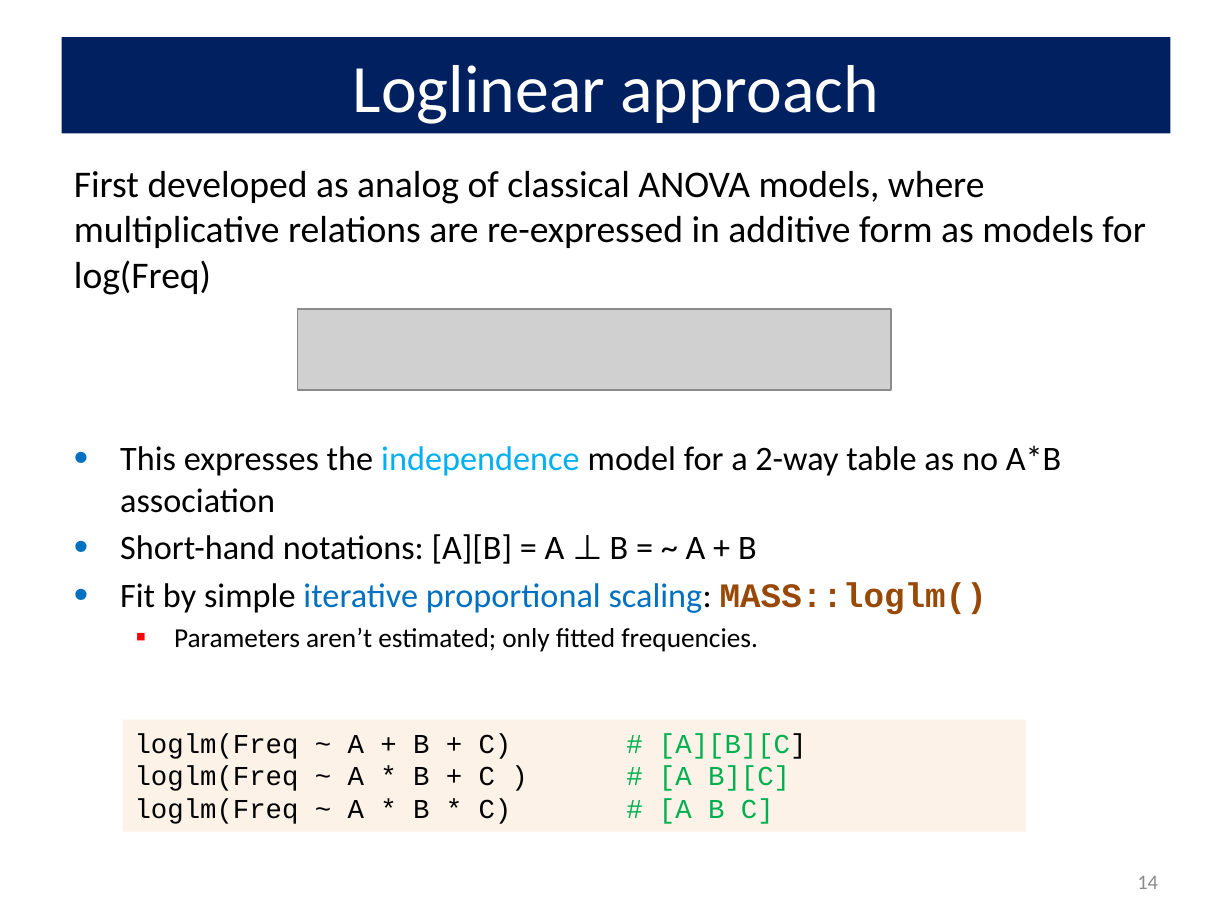
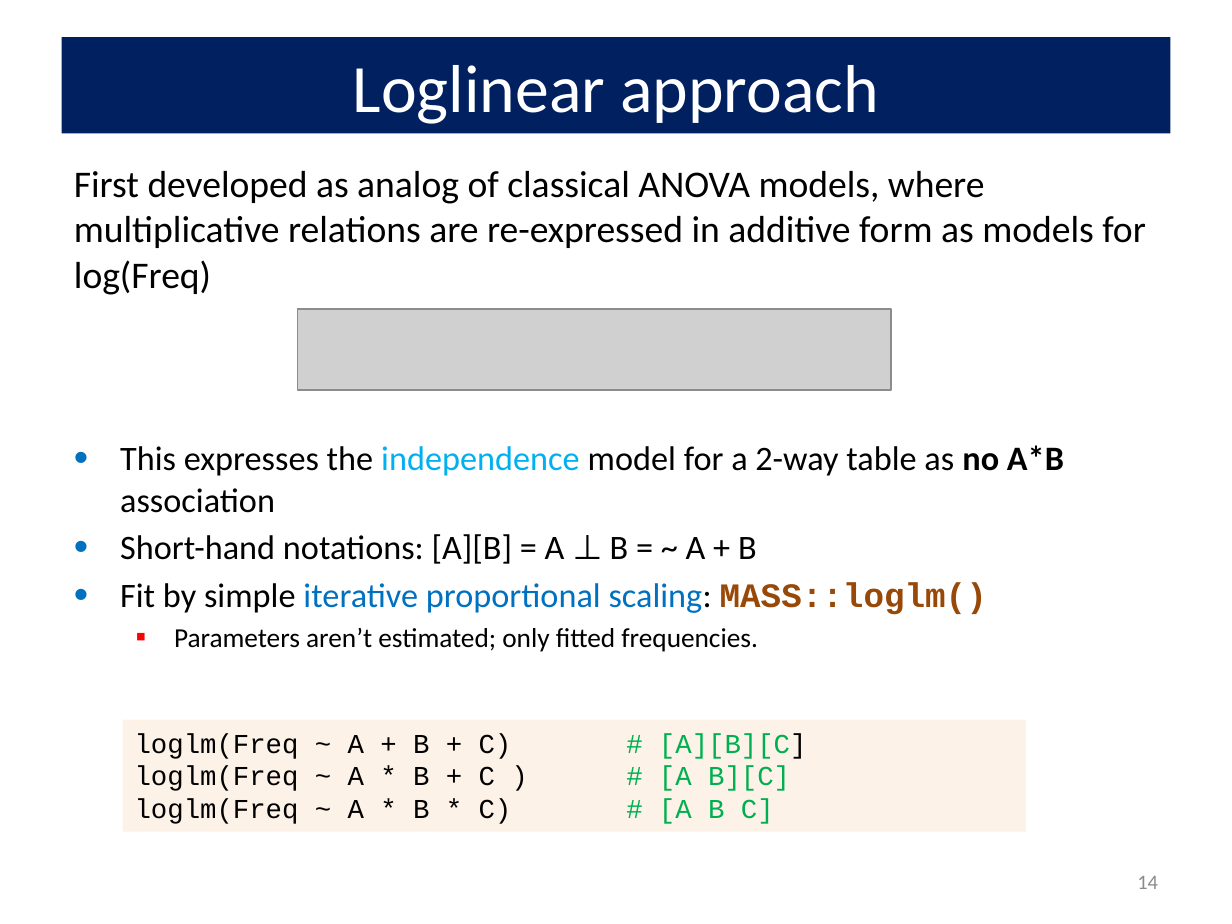
Before and after one commit to friendly/psy6136, a slide deck: slide 14 of lectures/04-Loglin.pptx. Drawn at 1232x924 pixels with LibreOffice and Linux fonts; fonts in the diff are those of the drawing; grey boxes stand for pictures. Boxes give left, top, right and bottom in pixels: in the first picture for what was removed or moved away, otherwise in the second. Text is boxed around its words. In the diff, an @@ line names an element or a change of style, - is before the commit and + after.

```diff
--- a/lectures/04-Loglin.pptx
+++ b/lectures/04-Loglin.pptx
@@ text at (120,445,1064,513): bold on in "no A*B" @@
```
Also in this commit, not shown: 18 other slides changed, 4 other files.
